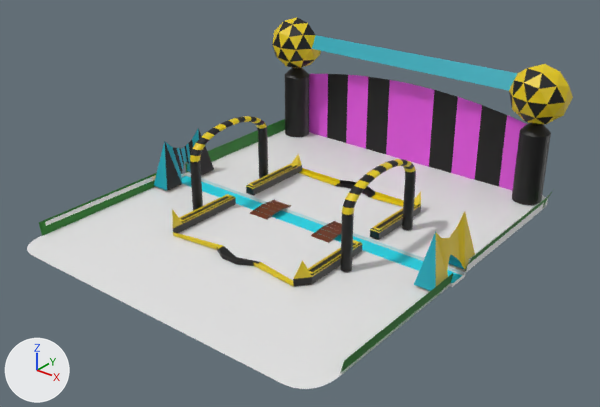
The glTF model GameEntity/assets/ground.glb, before and after one commit.
The view is the same before and after, from a 50 mm lens placed at (90.5, -113.7, 74.2), pointed at (1.9, -2.9, 5.5). Arrows for +X, +Y and +Z are at lower left; the lights stay in place. Vertices at the same position are counted once.

Before the edit, the objects in view are built like this:
```python
mat_material_002 = principled_material('Material.002')
mat_material_002.base_color = (0.00504, 0.384, 0.475)  # cyan #10a7b7
me_cylinder = bpy.data.meshes.new('Cylinder')
me_cylinder.from_pydata(...)  # 1649 vertices, 3242 faces; spans x -36.2..35.9, y -20.7..39.8, z -2.9..28.8
# faces by material slot: [1293, 1889, 48, 12]
me_cylinder.materials.append(mat_yellow)  # yellow #e3c700
me_cylinder.materials.append(mat_black)  # black #000000
me_cylinder.materials.append(mat_material_002)  # cyan #10a7b7
me_cylinder.materials.append(mat_material_003)  # pink #e754e2
me_plane_001 = bpy.data.meshes.new('Plane.001')
me_plane_001.from_pydata(...)  # 22 vertices, 14 faces; spans x -35.0..35.1, y -35.5..40.1, z 0.0..2.8
me_plane_001.materials.append(mat_material)  # dark green #0c770b
me_plane_004 = bpy.data.meshes.new('Plane.004')
me_plane_004.from_pydata(...)  # 54 vertices, 54 faces; spans x -34.7..34.7, y -41.3..41.3, z -0.7..2.4
ob_assets = bpy.data.objects.new('assets', me_cylinder)
ob_assets.location = (0.0, 0.0, 0.0)
ob_border = bpy.data.objects.new('border', me_plane_001)
ob_border.location = (0.0, 0.0, 0.0)
ob_plane = bpy.data.objects.new('Plane', me_plane_004)
ob_plane.location = (0.0, 0.0, 0.0)
# also in view: 'river' at (0.0, 0.0, -0.7)
```
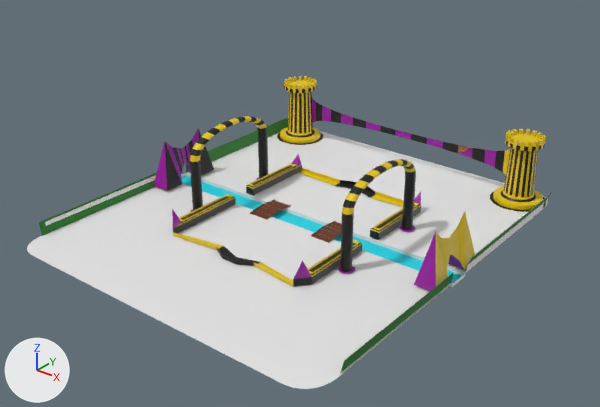
Changed parts and their boxes [x1, y1, x2, y2] in the pictures (600 x 407 px):
'assets', recoloured, reshaped (cyan to purple, 6% narrower, 21% shorter)
    before: [154, 17, 573, 291]
    after: [154, 76, 546, 291]
part 1 of me_cylinder, rebuilt (14% shorter)
    before: [285, 67, 551, 205]
    after: [280, 92, 543, 210]
part 2 of me_cylinder, added (yellow)
    after: [505, 129, 546, 151]
part 3 of me_cylinder, added (yellow)
    after: [284, 76, 316, 93]
part 4 of me_cylinder, added
    after: [490, 192, 546, 211]
part 5 of me_cylinder, added
    after: [277, 130, 323, 145]
part 6 of me_cylinder, added
    after: [338, 266, 355, 273]
part 7 of me_cylinder, deleted
    before: [272, 17, 573, 125]
part 8 of me_cylinder, recoloured (yellow to purple)
    both: [172, 154, 421, 279]

The edits, one by one:
Material 'Material.002' (mat_material_002) changes colour from cyan #10a7b7 to purple #98009e; in linear values from (0.00504, 0.384, 0.475) to (0.316, 0.0, 0.34).
me_cylinder is used by ob_assets; location (0.0, 0.0, 0.0).
me_cylinder had 1649 vertices, 3242 faces and spanned x -36.2..35.9, y -20.7..39.8, z -2.9..28.8.
me_cylinder now has 2363 vertices, 4408 faces and spans x -34.4..34.4, y -20.7..41.2, z 0.0..16.5.
me_cylinder part 1: the loose piece of 182 vertices spanning x -33.5..33.2, y 33.4..38.9, z -2.9..18.2 is rebuilt with 482 vertices and now spans x -33.7..33.7, y 30.5..40.5, z 0.0..12.3.
me_cylinder part 2: a new loose piece of 160 vertices spanning x 24.8..32.6, y 31.6..39.4, z 12.3..14.1.
me_cylinder part 3: a new loose piece of 160 vertices spanning x -32.6..-24.9, y 31.6..39.4, z 12.3..14.1.
me_cylinder part 4: a new loose piece of 32 vertices spanning x 23.0..34.4, y 29.8..41.2, z 0.0, in mat_black (black #000000).
me_cylinder part 5: a new loose piece of 32 vertices spanning x -34.4..-23.1, y 29.8..41.2, z 0.0, in mat_black (black #000000).
me_cylinder part 6: a new loose piece of 32 vertices spanning x 16.5..19.5, y -11.5..-8.4, z 0.3, in mat_material_002 (purple #98009e).
Part 7, on me_cylinder:
63 vertices are removed from x -36.2..35.9, y 30.5..39.8, z 16.7..28.8.
104 faces are deleted.
me_cylinder part 8: 10 faces spanning x -16.9..16.3, y -20.2..18.8, z 1.6..5.1 switch from mat_yellow (yellow #e3c700) to mat_material_002 (purple #98009e).
me_cylinder no longer uses material mat_material_003 (pink #e754e2).
